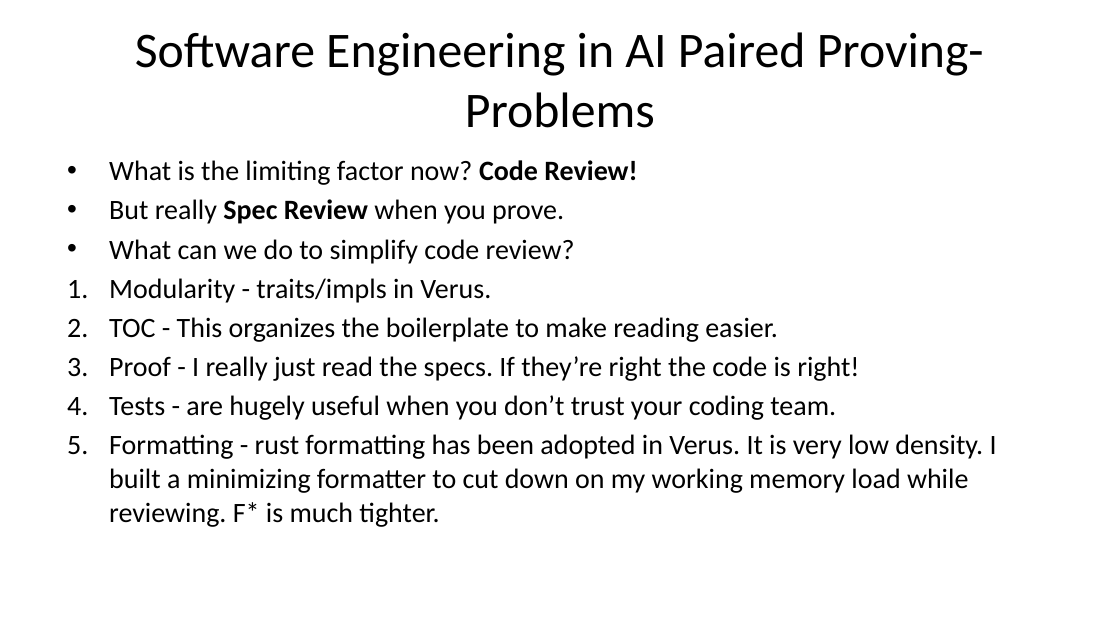
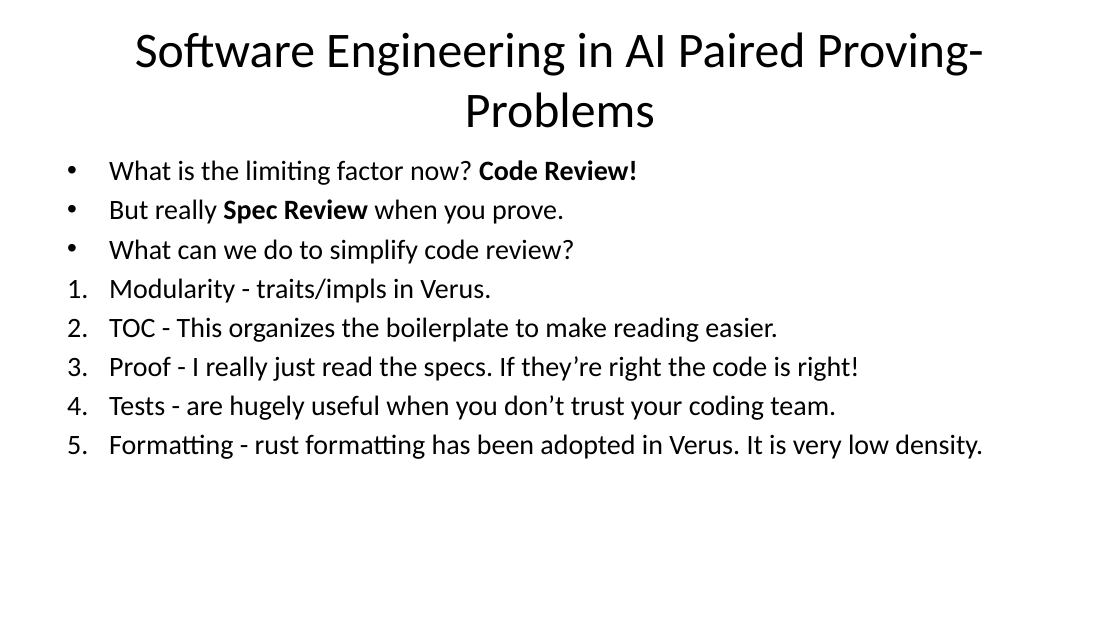
Before and after one commit to briangmilnes/APAS-VERUS, a slide deck: slide 51 of lectures/slidesTOPOS.pptx. Drawn at 1120x630 pixels with LibreOffice and Linux fonts; fonts in the diff are those of the drawing. Boxes give left, top, right and bottom in pixels: in the first picture for what was removed or moved away, otherwise in the second. Text is boxed around its words. In the diff, an @@ line names an element or a change of style, - is before the commit and + after.

```diff
--- a/lectures/slidesTOPOS.pptx
+++ b/lectures/slidesTOPOS.pptx
@@ text at bbox=[109, 434, 983, 459]: text changed @@
-5. Formatting - rust formatting has been adopted in Verus. It is very low density. I built a minimizing formatter to cut down on my working memory load while reviewing. F* is much tighter.
+5. Formatting - rust formatting has been adopted in Verus. It is very low density.
```
Also in this commit, not shown: 16 other slides changed, 6 other files.
